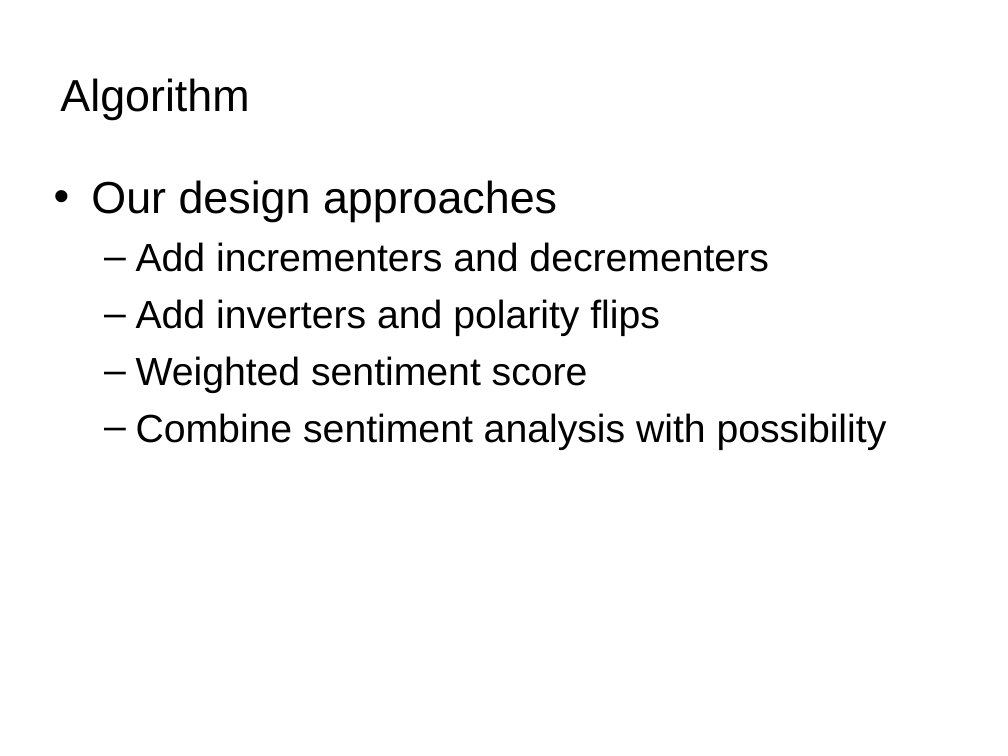
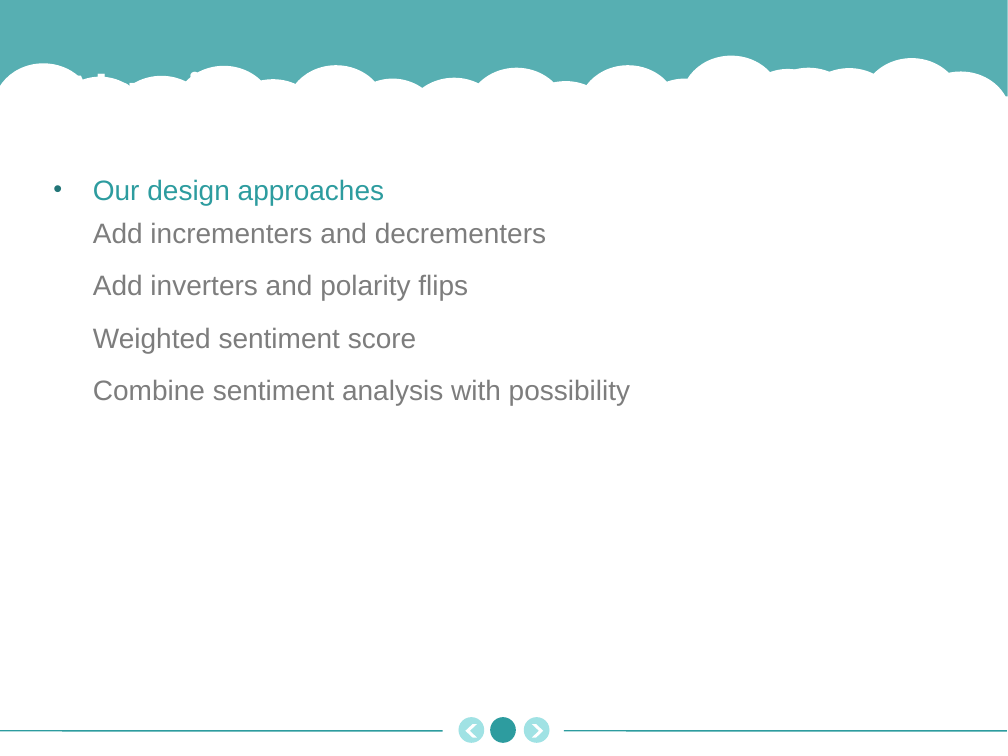
Before and after one commit to Azure22/cs686dm-final, a slide deck: slide 7 of Presentation.ppt. Drawn at 1008x756 pixels with LibreOffice and Linux fonts; fonts in the diff are those of the drawing; background and template pictures are left out. Boxes give left, top, right and bottom in pixels: in the first picture for what was removed or moved away, otherwise in the second. Text is boxed around its words. In the diff, an @@ line names an element or a change of style, - is before the commit and + after.

```diff
--- a/Presentation.ppt
+++ b/Presentation.ppt
@@ rectangle added at [0,0,1008,371], fill #2D9C9F at 80% opacity @@
@@ title "Algorithm" at [60,64,299,86]: font Arial to Montserrat, text colour #000000 to #FFFFFF, bold on; line spacing 1 to 0.9 @@
@@ group added at [0,55,1008,175]: 11 ellipses, 7 freeform shapes @@
@@ rectangle added at [0,97,1008,550], fill #FFFFFF @@
@@ text "Our design approaches" at [93,179,630,405]: size 32 to 20 pt, text colour #000000 to #2D9C9F in "Our design approaches"; size 28 to 20 pt, text colour #000000 to #7D7D7D in "Add incrementers and decrementers", "Add inverters and polarity flips", "Weighted sentiment score", "Combine sentiment analysis with possibility"; alignment left to justified; indent changed; line spacing 1 to 1.1; more space between paragraphs; bullet colour #000000 to #227577; bullet – to  ; line spacing 1 to 1.3; less space between paragraphs; bullet colour #000000 to #B7CEB5 @@
@@ ellipse added at [459,717,485,743], fill #A0E2E4 @@
@@ ellipse added at [490,717,516,743], fill #2D9C9F @@
@@ ellipse added at [524,717,550,743], fill #A0E2E4 @@
@@ line added from (0, 731) to (443, 731), #2D9C9F 0.99 pt @@
@@ freeform shape added at [466,724,477,737], fill #FFFFFF @@
@@ freeform shape added at [532,724,543,737], fill #FFFFFF @@
@@ line added from (563, 731) to (1007, 731), #2D9C9F 0.99 pt @@
```
Also in this commit, not shown: 7 other slides changed, 14 other files.
